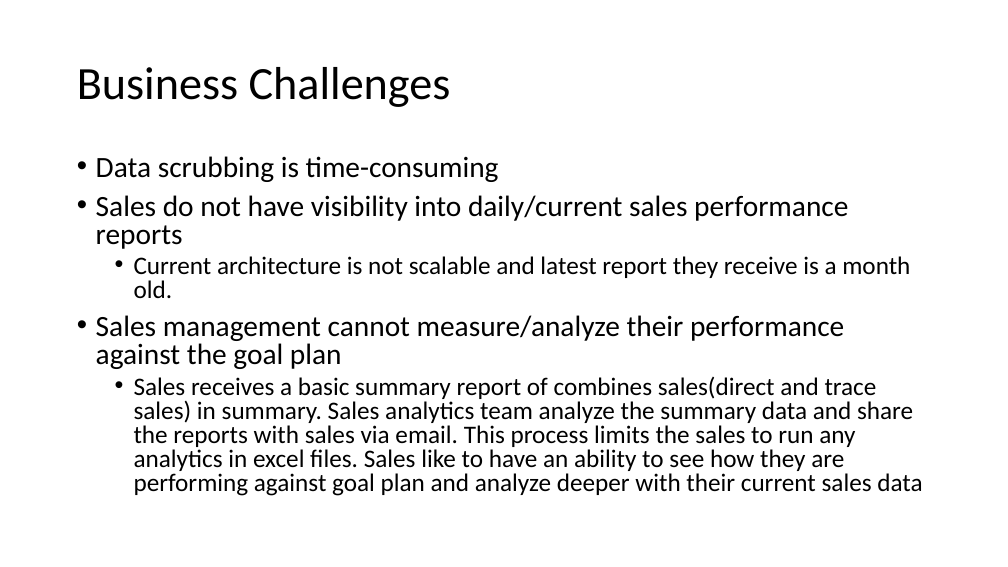
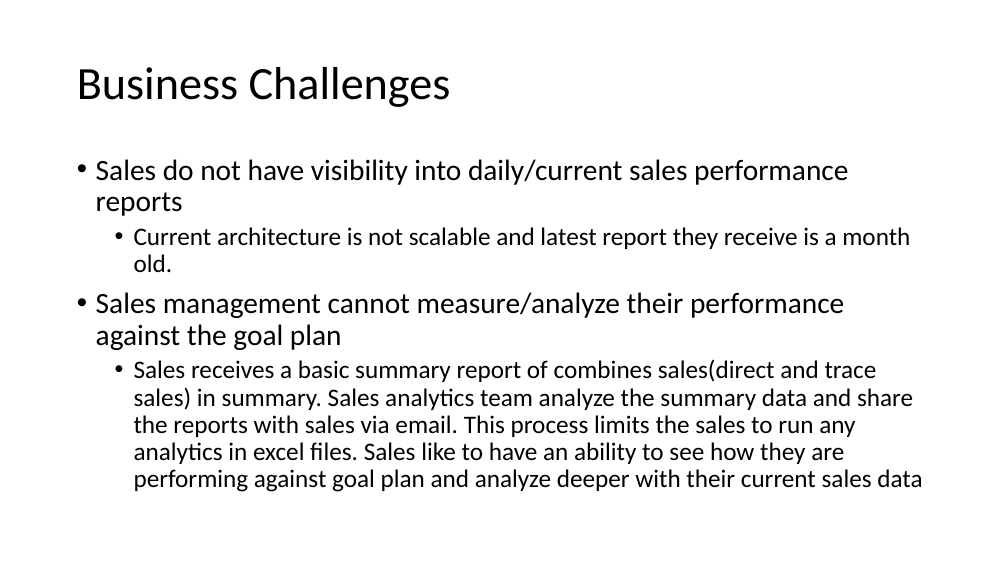
Before and after one commit to Priti001/ProductSaleProject, a slide deck: slide 4 of Project.pptx. Drawn at 1008x567 pixels with LibreOffice and Linux fonts; fonts in the diff are those of the drawing. Boxes give left, top, right and bottom in pixels: in the first picture for what was removed or moved away, otherwise in the second. Text is boxed around its words. In the diff, an @@ line names an element or a change of style, - is before the commit and + after.

```diff
--- a/Project.pptx
+++ b/Project.pptx
@@ text "Sales do not have visibility ..." at box(96, 159, 922, 492): line spacing 0.8 to 0.9 @@
@@ text at box(96, 156, 499, 182): paragraph removed @@
-• Data scrubbing is time-consuming
```
Also in this commit, not shown: 2 other slides changed, 1 slide added, 1 slide removed.
